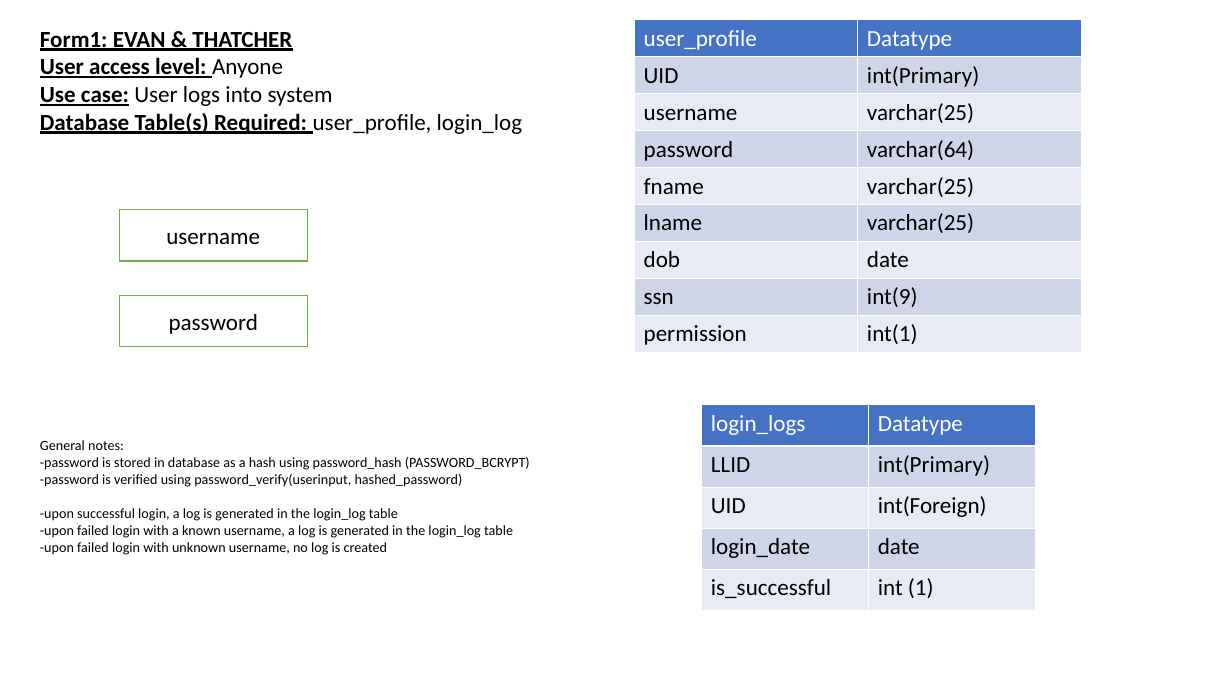
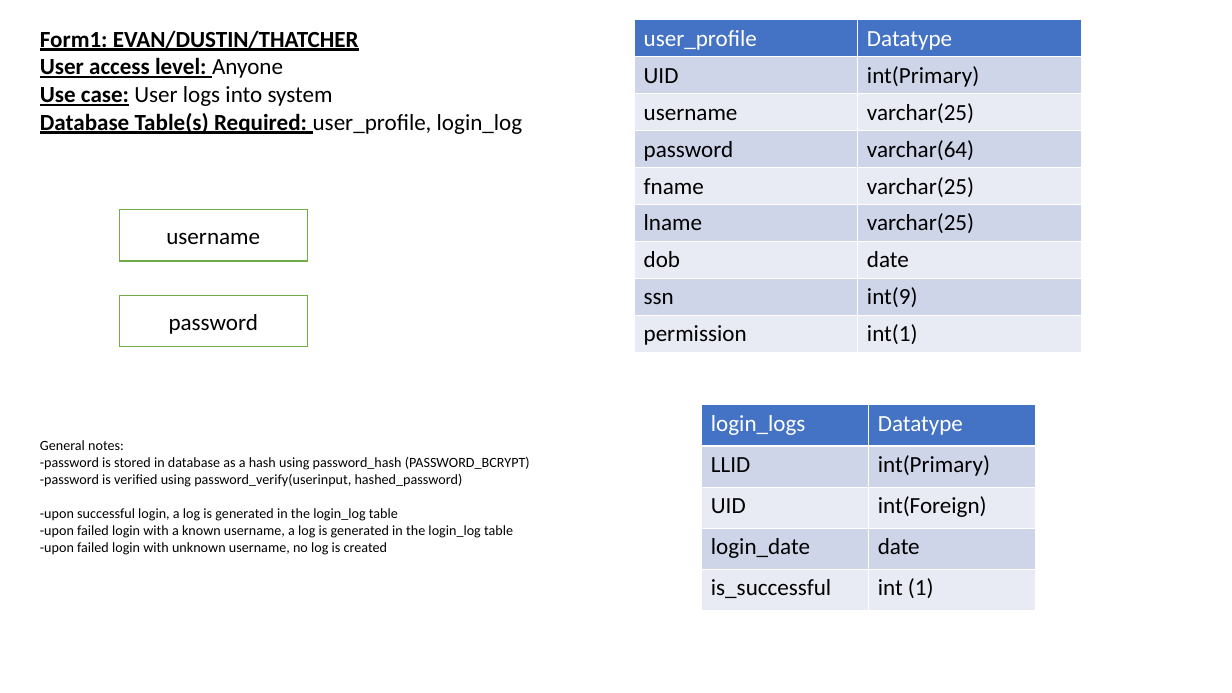
Before and after one commit to evanjam/CovidTestingSite, a slide deck: slide 2 of docs/Database/tables&forms.pptx. Drawn at 1232x693 pixels with LibreOffice and Linux fonts; fonts in the diff are those of the drawing. Boxes give left, top, right and bottom in pixels: in the first picture for what was removed or moved away, otherwise in the second. Text is boxed around its words. In the diff, an @@ line names an element or a change of style, - is before the commit and + after.

```diff
--- a/docs/Database/tables&forms.pptx
+++ b/docs/Database/tables&forms.pptx
@@ text at [40,30,359,51]: text changed @@
-Form1: EVAN & THATCHER
+Form1: EVAN/DUSTIN/THATCHER
```
Also in this commit, not shown: 1 other file.
